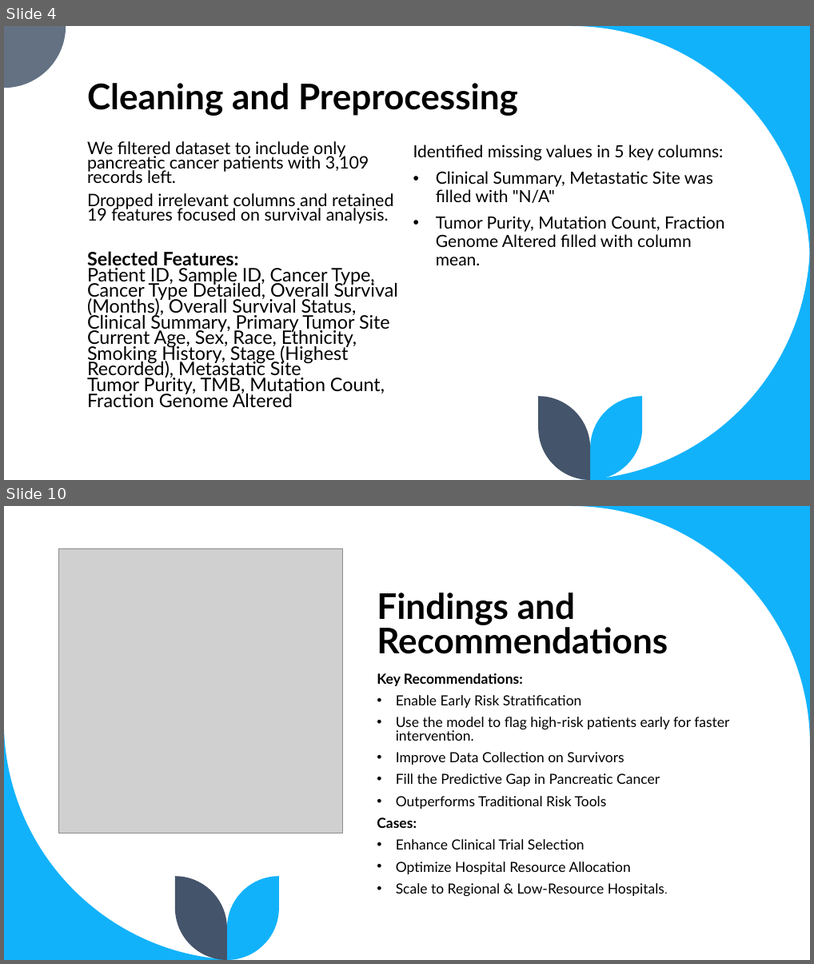
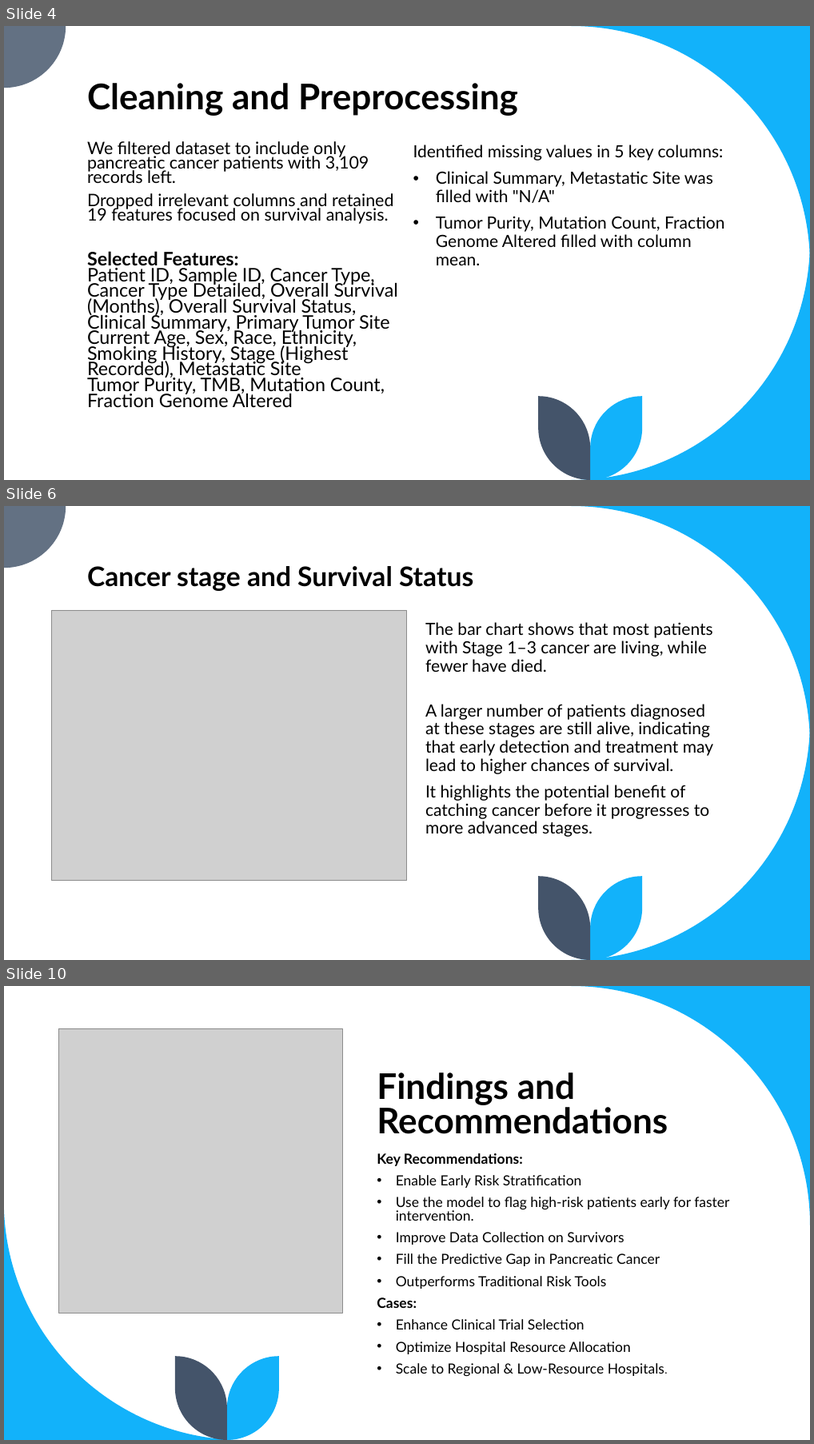
Before and after one commit to Tintin-dataObsessed/Pancreatic-Cancer-Survival-Prediction, a slide deck: Presentation.pptx. Shown one above the other, each under a label of ours: slides 4 and 10 before the commit, slides 4, 6 and 10 after it; the slides between them are not shown. The pictures are 814x964 and 814x1444 pixels, drawn with LibreOffice and Linux fonts; fonts in the diff are those of the drawing; grey boxes stand for pictures. Boxes give left, top, right and bottom in pixels: in the first picture for what was removed or moved away, otherwise in the second. Text is boxed around its words. In the diff, an @@ line names an element or a change of style, - is before the commit and + after.

```diff
--- a/Presentation.pptx
+++ b/Presentation.pptx
@@ slide 6 added at [4, 506, 810, 960], background #FFFFFF; not listed: 5 template elements that a slide beside it also shows @@
@@ title added at [87, 566, 474, 591], 32 pt, text #000000, bold @@
+Cancer stage and Survival Status
@@ picture added at [52, 610, 407, 880] @@
@@ text added at [426, 622, 714, 836], 20 pt, text #000000 @@
+The bar chart shows that most patients with Stage 1–3 cancer are living, while fewer have died.
+A larger number of patients diagnosed at these stages are still alive, indicating that early detection and treatment may lead to higher chances of survival.
+It highlights the potential benefit of catching cancer before it progresses to more advanced stages.
```
Also in this commit, not shown: 3 slides changed, 2 other slides added, 3 slides removed.
